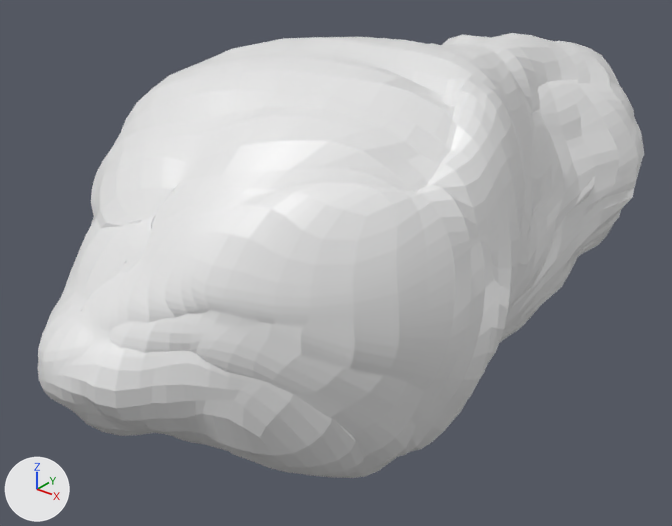
The FBX model Assets/models/cloud-wonky2.fbx, before and after one commit.
The view is the same before and after, from a 50 mm camera at (11.09, -12.53, 8.82) aimed at (-0.63, 2.12, -0.26). Lighting does not change. The marker at lower left points along +X, +Y and +Z.
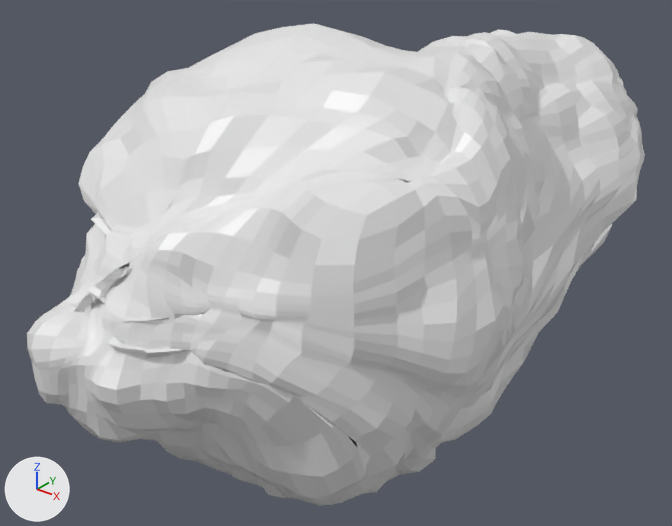
Changed parts and their boxes (x1, y1, x2, y2) in the pictures (672 x 526 px; the box of a moved part takes in the faces that stretch with it):
'Cube', reshaped (9% taller): before (38, 33, 644, 478); after (27, 23, 645, 506)
part 1 of me_cube, moved or reshaped: before (38, 33, 638, 478); after (27, 23, 640, 506)
part 2 of me_cube, shading changed: before (44, 49, 644, 432); after (40, 53, 645, 434)

The edits, one by one:
me_cube is used by ob_cube; location (0.0, 0.0, 0.0).
me_cube had 3810 vertices, 3808 faces and spanned x -3.7..4.7, y -5.4..11.7, z -3.9..5.1.
me_cube now has 3810 vertices, 3808 faces and spans x -3.8..4.9, y -5.5..11.5, z -5.7..5.3.
me_cube part 1: 2710 of 3810 vertices moved; they spanned x -3.7..4.7, y -5.4..11.7, z -3.9..5.1 and now span x -3.8..4.9, y -5.5..11.5, z -5.7..5.3; mean shift (0.0, 0.0, -0.5); largest move (-1.3, 2.8, -2.8) -> (-1.4, 2.9, -5.0).
me_cube part 2: edges marked sharp go from 7541 to 7596.
